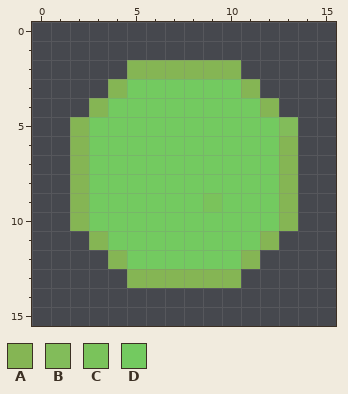
Pixel-art sprite: core/assets/myBall2.png. The picture above was drawn from the file before the commit.
The file is 16x16 pixels. Colours within 5 levels of each other are drawn and written as one.
Palette (. is transparent): A #85b554  B #82bc5a  C #7ac35b  D #73ca60
After:
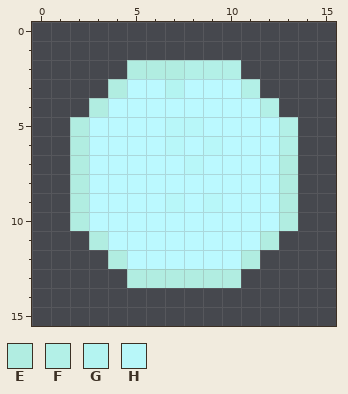
Colours new in this view: E #b1ede1  F #b3f0e7  G #b5f5f2fd  H #b8f7f9
Changes in this commit:
colour D: #73ca60 -> #bbf9ff
y 2: x 5..10 AAAAAA -> EEEFFF
y 3: x 4 A -> E; x 7 D -> G; x 11 A -> F
y 4: x 3 A -> E; x 12 A -> F
y 5: x 2 A -> E; x 7..8 DD -> HH; x 13 B -> F
y 6: x 2 A -> E; x 7 D -> H; x 9 D -> H; x 13 A -> F
y 7: x 2 A -> E; x 8 D -> H; x 13 A -> E
y 8: x 2 A -> E; x 13 A -> E
y 9: x 2 A -> E; x 7 D -> H; x 9 C -> H; x 13 A -> E
y 10: x 2 A -> E; x 13 A -> E
y 11: x 3 A -> E; x 12 A -> E
y 12: x 4 A -> E; x 11 A -> E
y 13: x 5..10 AAAAAA -> EEEEEE
Pixel boxes of the changes (left, top, right, bottom) in both pictures:
changed: (70, 60, 298, 288)
